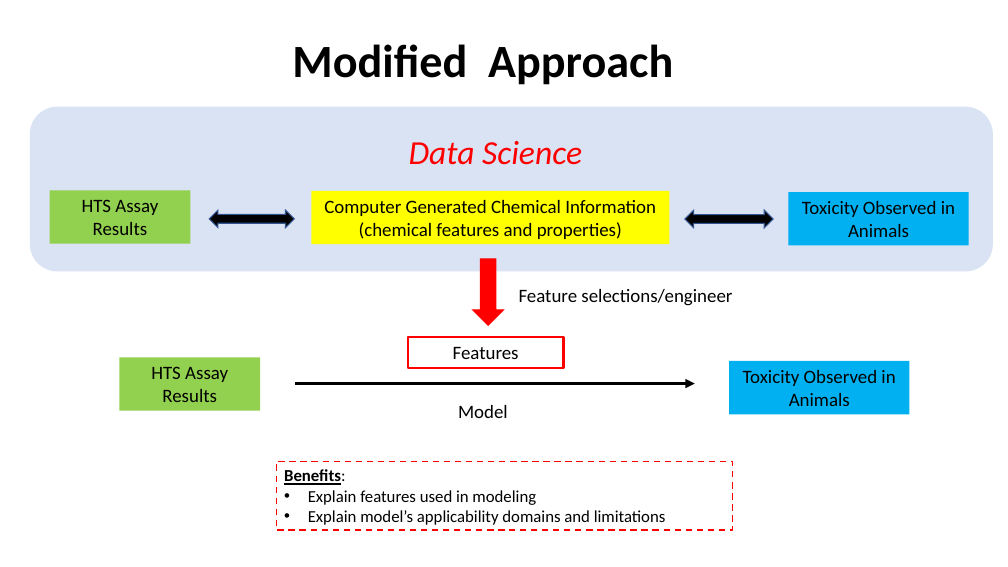
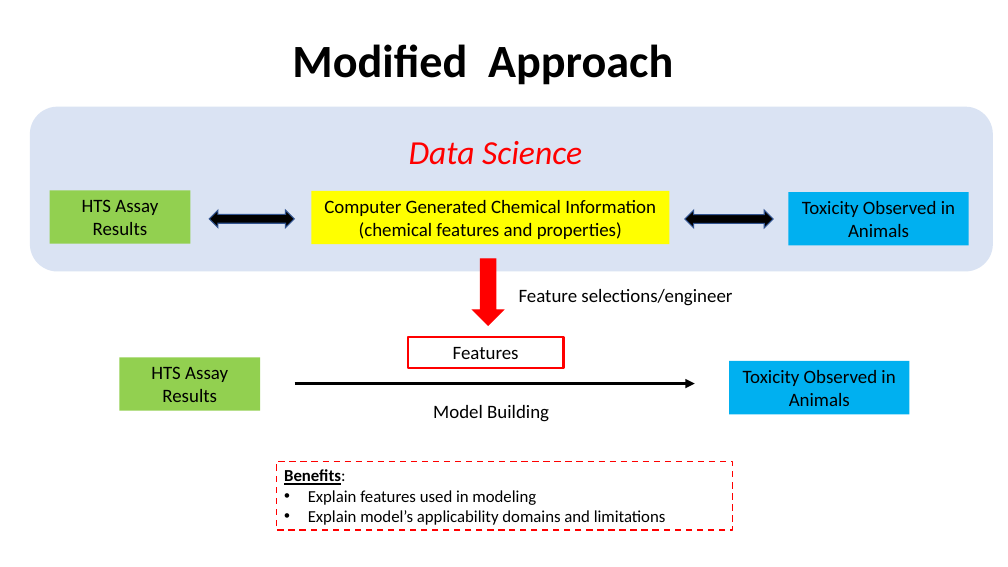
Before and after one commit to HHS/capstone.patra.volarath, a slide deck: slide 4 of HHS Data Science Capstone Project Description 26June2018.pptx. Drawn at 1008x567 pixels with LibreOffice and Linux fonts; fonts in the diff are those of the drawing. Boxes give left, top, right and bottom in pixels: in the first picture for what was removed or moved away, otherwise in the second. Text is boxed around its words. In the diff, an @@ line names an element or a change of style, - is before the commit and + after.

Commit message:
3nd presentation added

```diff
--- a/HHS Data Science Capstone Project Description 26June2018.pptx
+++ b/HHS Data Science Capstone Project Description 26June2018.pptx
@@ text at (x1=433, y1=405, x2=549, y2=422): text changed @@
-Model
+Model Building
```
Also in this commit, not shown: 1 other slide changed.
